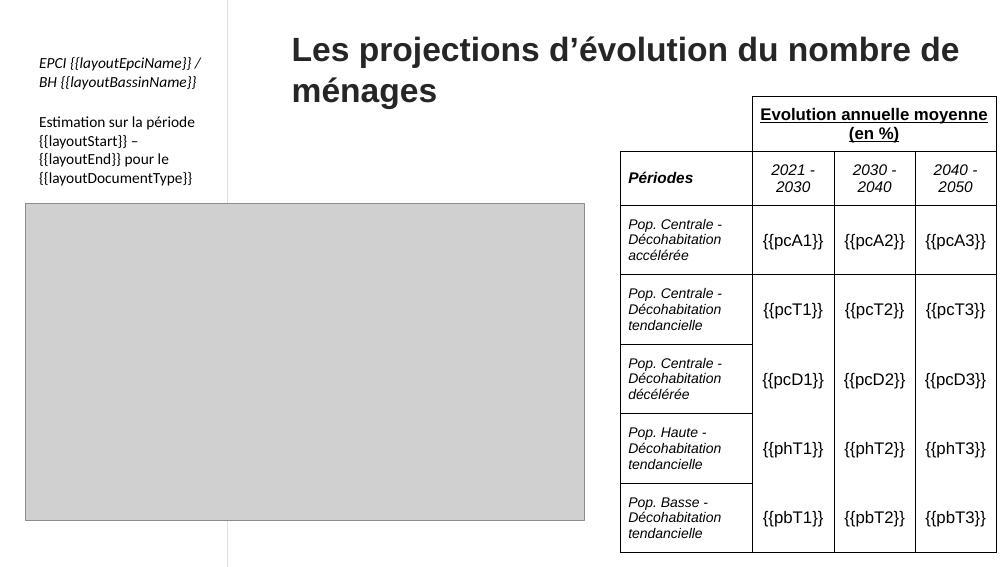
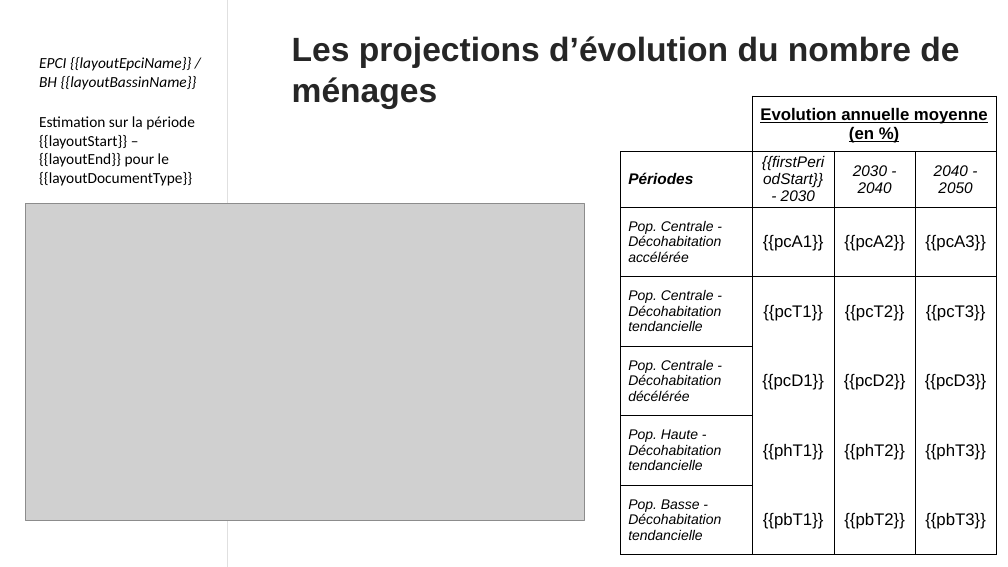
Before and after one commit to MTES-MCT/otelo, a slide deck: slide 11 of apps/api/public/ppt/template.pptx. Drawn at 1008x567 pixels with LibreOffice and Linux fonts; fonts in the diff are those of the drawing; grey boxes stand for pictures; background and template pictures are left out. Boxes give left, top, right and bottom in pixels: in the first picture for what was removed or moved away, otherwise in the second. Text is boxed around its words. In the diff, an @@ line names an element or a change of style, - is before the commit and + after.

```diff
--- a/apps/api/public/ppt/template.pptx
+++ b/apps/api/public/ppt/template.pptx
@@ table at [621,96,996,552] @@
-row 2, column 2: 2021 - 2030
+row 2, column 2: {{firstPeriodStart}} - 2030
```
Also in this commit, not shown: 1 other slide changed, 3 other files.
